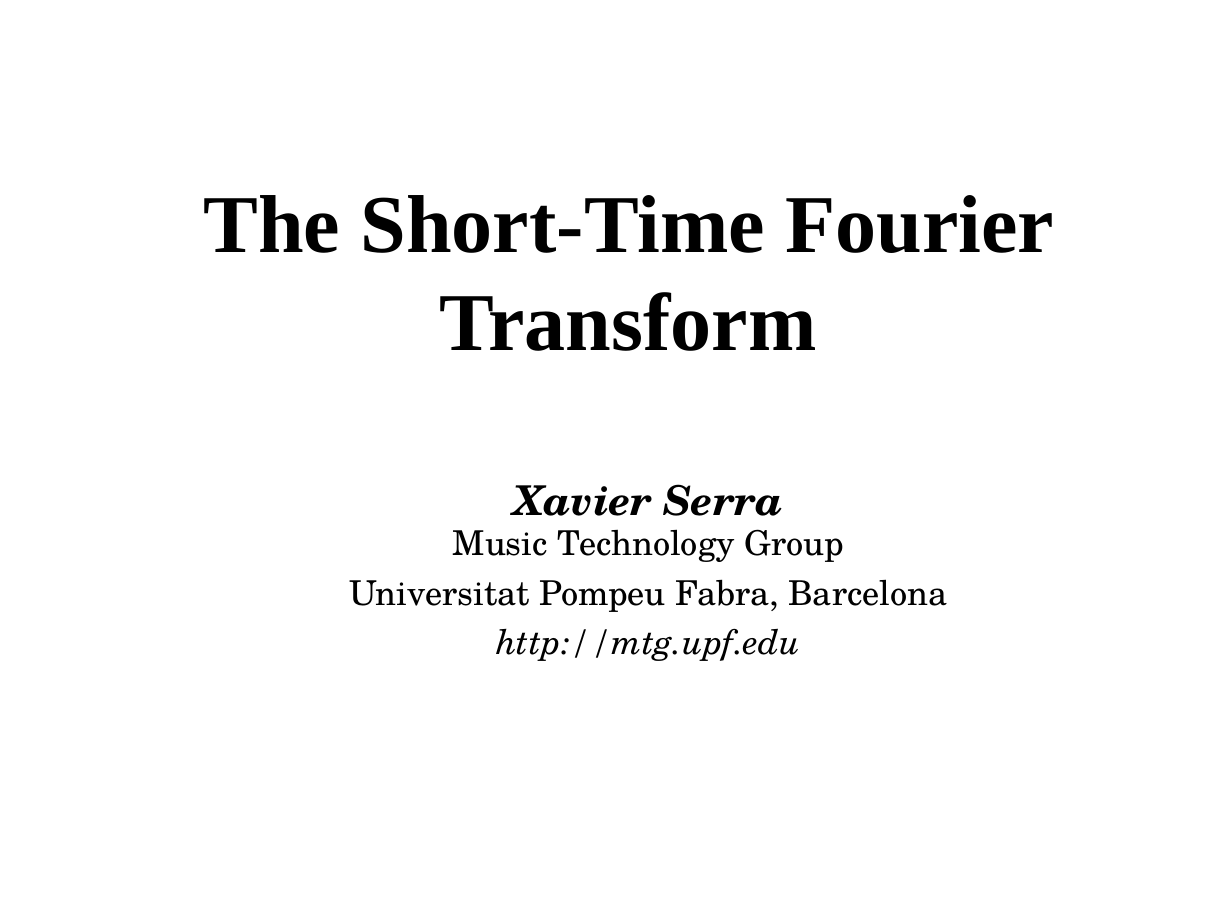
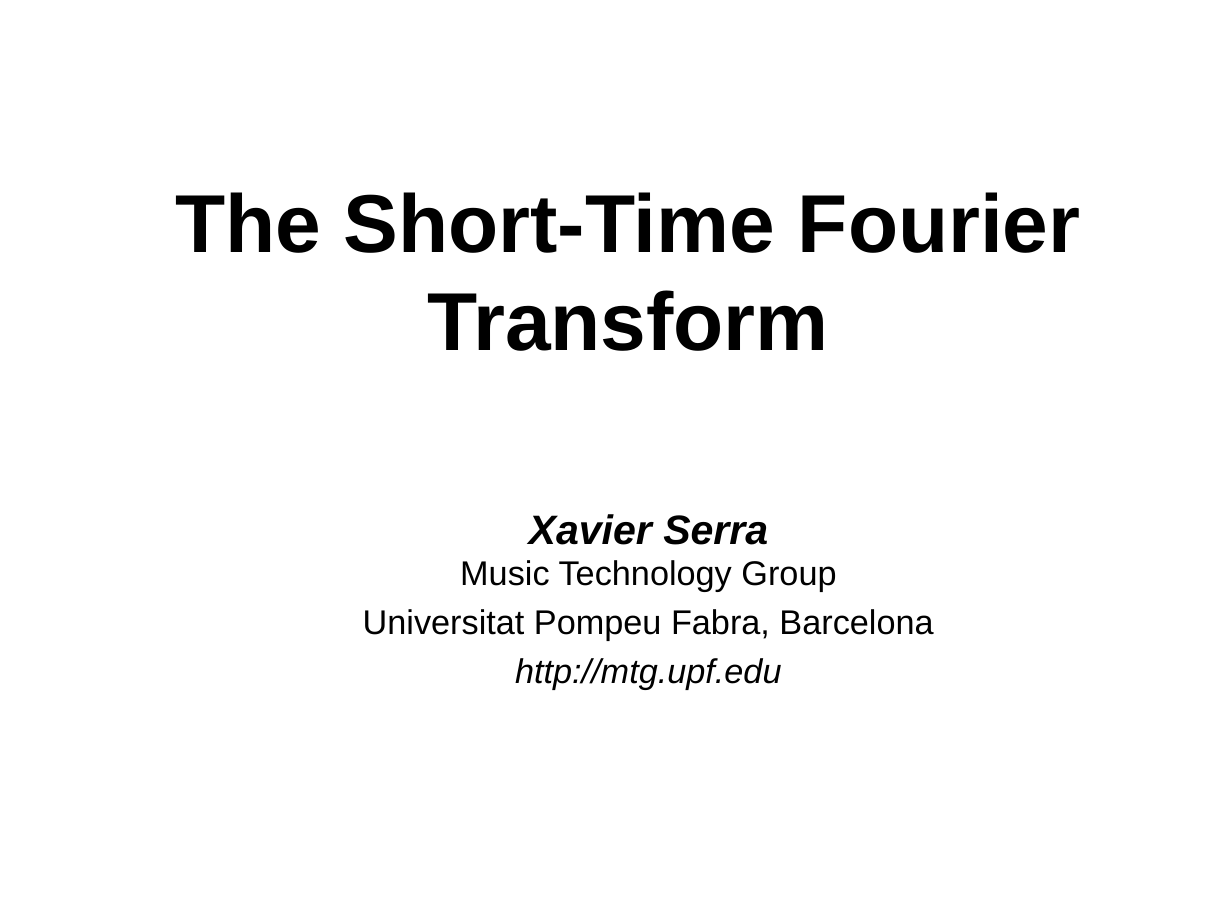
Before and after one commit to MTG/sms-tools, a slide deck: slide 1 of teaching-material/lectures/lect4-STFT/4-STFT.odp. Drawn at 1232x924 pixels with LibreOffice and Linux fonts; fonts in the diff are those of the drawing. Boxes give left, top, right and bottom in pixels: in the first picture for what was removed or moved away, otherwise in the second. Text is boxed around its words. In the diff, an @@ line names an element or a change of style, - is before the commit and + after.

```diff
--- a/teaching-material/lectures/lect4-STFT/4-STFT.odp
+++ b/teaching-material/lectures/lect4-STFT/4-STFT.odp
@@ title "The Short-Time Fourier Transform" at (175, 192, 1081, 351): font Times New Roman to Arial @@
@@ text "Xavier Serra Music Technology Group": place and size @@
-text "Xavier Serra Music Technology Group" at (349, 484, 947, 661)
+text "Xavier Serra Music Technology Group" at (363, 514, 933, 690)
@@ text "Xavier Serra Music Technology Group" at (363, 514, 933, 690): font TeX Gyre Schola to Arial @@
```
Also in this commit, not shown: 13 other slides changed, 5 slides added, 3 slides removed, 7 other files.
